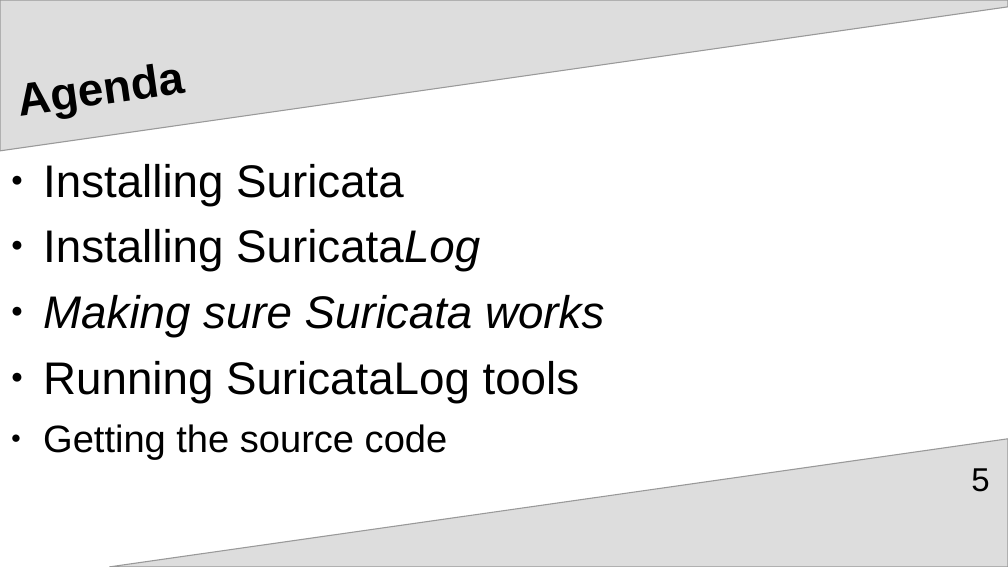
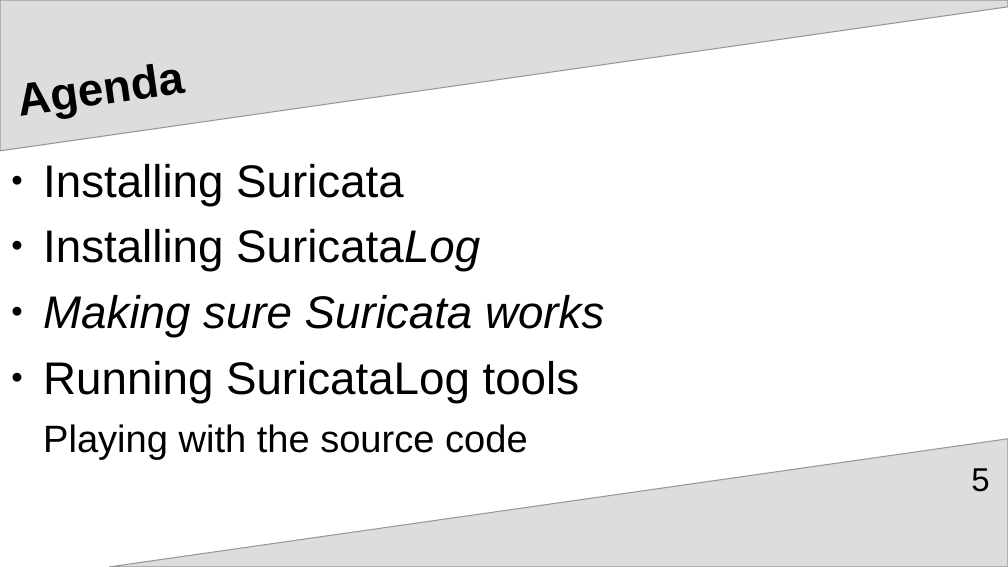
Before and after one commit to josevnz/SuricataLog, a slide deck: slide 5 of pre_SuriCon_2024/SuricataLog.odp. Drawn at 1008x567 pixels with LibreOffice and Linux fonts; fonts in the diff are those of the drawing. Boxes give left, top, right and bottom in pixels: in the first picture for what was removed or moved away, otherwise in the second. Text is boxed around its words. In the diff, an @@ line names an element or a change of style, - is before the commit and + after.

```diff
--- a/pre_SuriCon_2024/SuricataLog.odp
+++ b/pre_SuriCon_2024/SuricataLog.odp
@@ text at <box>43,424,528,460</box>: text changed @@
-● Getting the source code
+Playing with the source code
```
Also in this commit, not shown: 2 other slides changed, 1 slide added, 2 other files.
